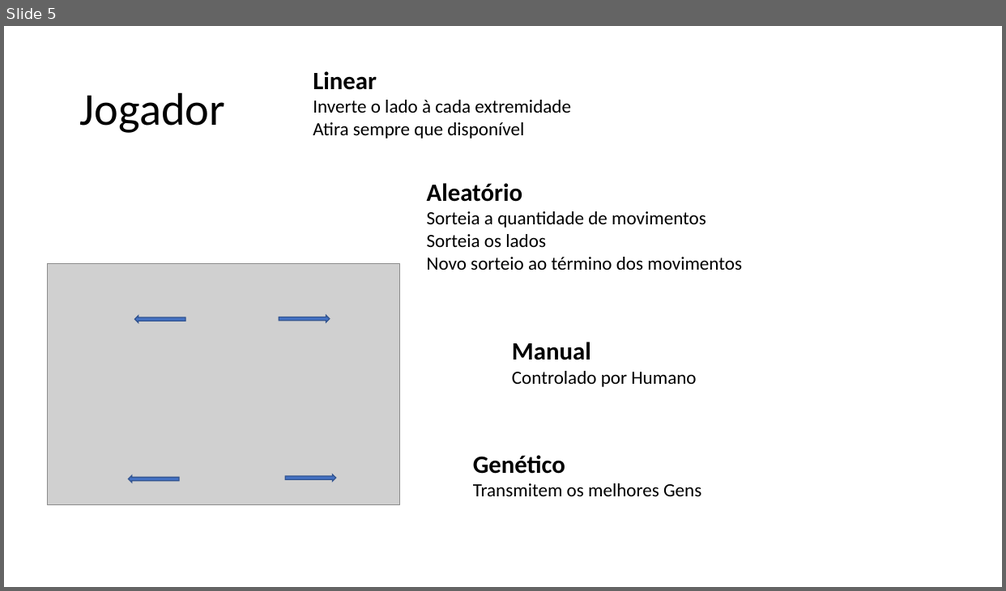
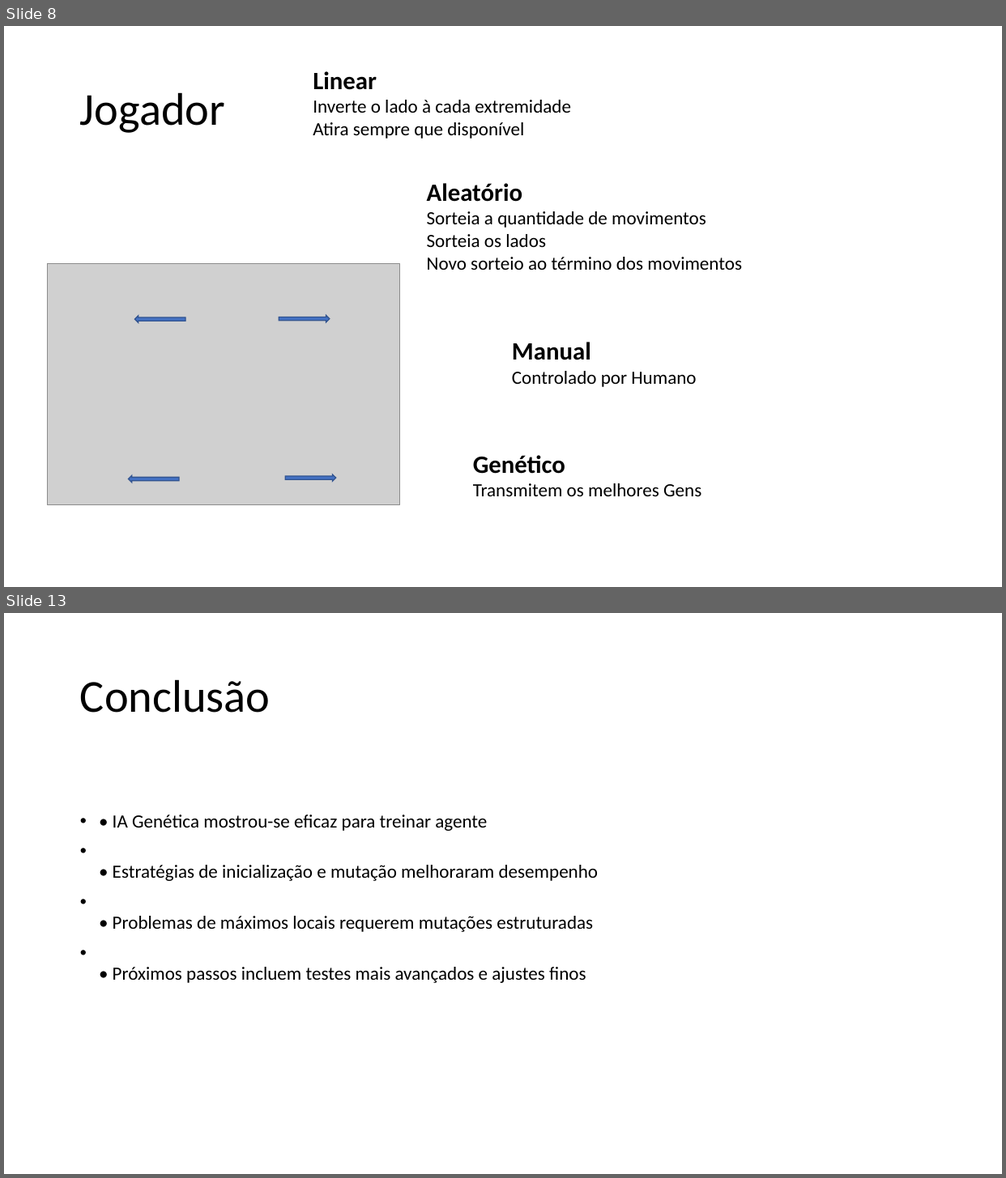
Before and after one commit to GustavoMaltaGuimaraesBrasil/TC2_IAGenetica, a slide deck: IA Genética.pptx. Shown one above the other, each under a label of ours: slide 5 before the commit, slides 8 and 13 after it; the slides between them are not shown. The pictures are 1006x591 and 1006x1178 pixels, drawn with LibreOffice and Linux fonts; fonts in the diff are those of the drawing; grey boxes stand for pictures. Boxes give left, top, right and bottom in pixels: in the first picture for what was removed or moved away, otherwise in the second. Text is boxed around its words. In the diff, an @@ line names an element or a change of style, - is before the commit and + after.

```diff
--- a/IA Genética.pptx
+++ b/IA Genética.pptx
@@ slide 13 added at [4, 613, 1002, 1174], background #FFFFFF @@
@@ title added at [80, 679, 270, 713], 44 pt, text #000000 @@
+Conclusão
@@ text added at [113, 815, 599, 983], 18 pt, text #000000 @@
+• • IA Genética mostrou-se eficaz para treinar agente
+• • Estratégias de inicialização e mutação melhoraram desempenho
+• • Problemas de máximos locais requerem mutações estruturadas
+• • Próximos passos incluem testes mais avançados e ajustes finos
@@ what was slide 5 is now slide 8 @@
```
Also in this commit, not shown: 2 slides changed, 5 other slides added, 1 slide removed, 1 other file.
